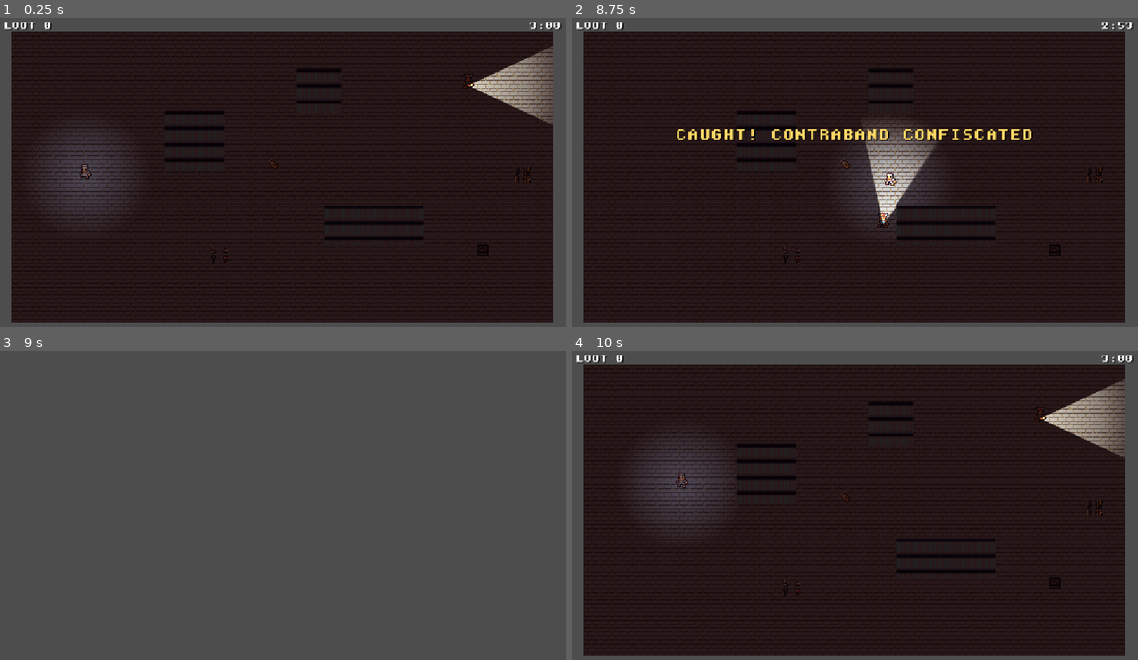
Above: before the commit, frames 1-4 (two rows, left to right).
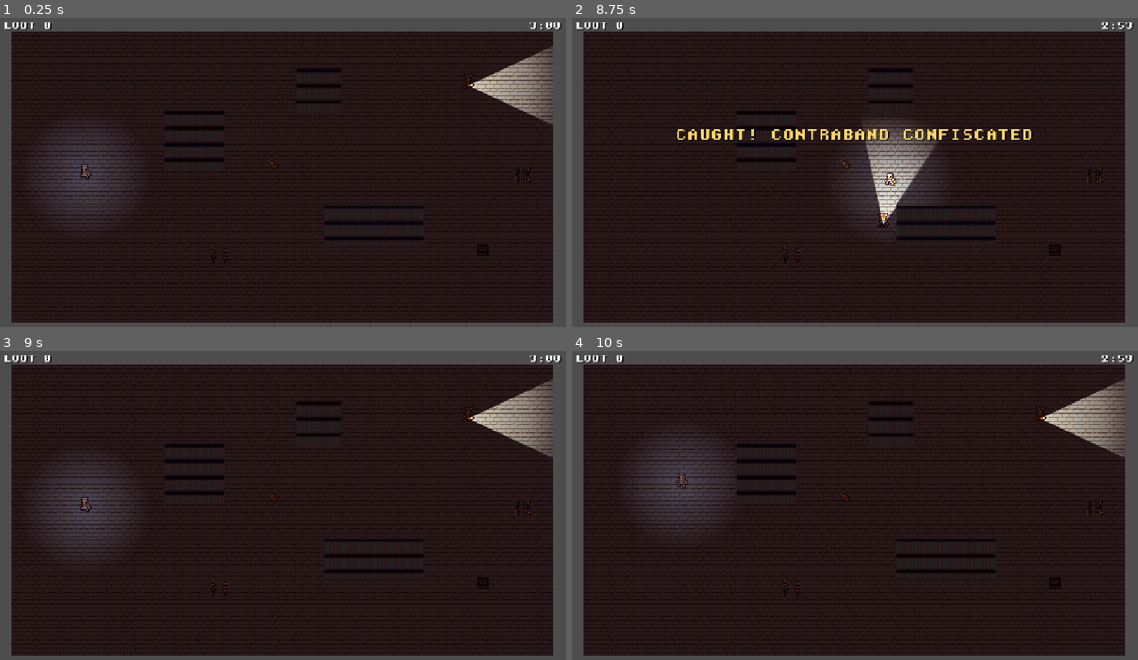
Above: after the commit, the same moments.

Repository: isurusri/jailbreak-running
Game: Godot game, scene res://scenes/main/main.tscn
Two runs of this game, one before a commit and one after it. Both use one fixed random seed, a clock stepped at 60 frames per second and the inputs below. Before the commit the project starts from res://scenes/levels/test_level.tscn.
Inputs (mouse positions are in pixels of both pictures, inside the frame that each line leads up to):
- Up to frame 1 (0.25 s): no input
- Up to frame 2 (8.75 s): tap Enter at 0.5 s; move the mouse to (826, 240) at 0.52 s; click (826, 240) at 0.67 s; drag from (1024, 225) to (1041, 85) at 1.27 s; move the mouse to (679, 129) at 2.02 s; click (679, 129) at 2.17 s; drag from (883, 178) to (792, 255) at 2.77 s; move the mouse to (770, 95) at 3.52 s; click (770, 95) at 3.67 s; drag from (979, 160) to (719, 141) at 4.27 s; move the mouse to (741, 194) at 5.02 s; click (741, 194) at 5.17 s; drag from (911, 107) to (1053, 249) at 5.77 s; move the mouse to (826, 240) at 6.52 s; click (826, 240) at 6.67 s; drag from (1024, 225) to (719, 141) at 7.27 s; tap Space at 8 s; move the mouse to (679, 129) at 8.02 s; click (679, 129) at 8.17 s
- Up to frame 3 (9 s): tap Enter at 8.75 s; drag from (311, 511) to (220, 588) at 8.77 s
- Up to frame 4 (10 s): tap Space at 9.5 s; move the mouse to (770, 428) at 9.52 s; click (770, 428) at 9.67 s

Frames 1-2 are identical in both runs. In frame 3, 89% of the frame differs, in the area x 0-100%, y 1-99%; in frame 4, less than 0.1%.

Commit message:
Milestone 6 (flow): Main root, LevelConfig chain, results screen
- Main scene (scenes/main/main.tscn) is now the entry point: loads the
  save's unlocked level from Registry, instantiates its LevelConfig
  scene, and swaps levels on EventBus facts — retry same level on
  run_failed, results overlay on level_completed. GameManager no
  longer touches the scene tree (pure state machine).
- LevelConfig chain: level_01_deep_blocks (180s, par 50) ->
  level_02_cell_block_b (120s, par 60), both on the test level scene
  until the content pass authors real layouts.
- Results screen (paused world, pixel font): ESCAPED RICH / OUT...
  BUT BROKE vs par, haul, banked total, best time; CONTINUE advances
  the chain (replays the last level when there is no next yet).
- Persistence: escape records best_times[level_id] and advances
  unlocked_level, both saved to user://save.json.

Verified in-game: boot -> Deep Blocks from save; escape -> paused
results (correct par branch, banked total, best time) -> CONTINUE ->
Cell Block B with its own 2:00 lockdown; caught there -> same level
retried fresh; save shows unlocked_level advanced + best time.

Co-Authored-By: Claude Fable 5 <noreply@anthropic.com>

Diff:
--- a/autoloads/game_manager.gd
+++ b/autoloads/game_manager.gd
@@ -1,12 +1,12 @@
 extends Node
 ## Run state machine (PLAYING / CAUGHT / ESCAPED), lockdown timer, carried loot,
 ## level chaining via LevelConfig.next_level.
-## Must NOT touch UI nodes or actor internals.
+## Must NOT touch UI nodes, actor internals, or the scene tree — it emits
+## facts on EventBus; Main owns level swaps.
 
 enum RunState { PLAYING, CAUGHT, ESCAPED }
 
-const RESTART_DELAY := 1.5              # let the caught/escaped moment land
-const FALLBACK_LOCKDOWN_SECONDS := 180.0   # until LevelConfig chain (Milestone 6)
+const FALLBACK_LOCKDOWN_SECONDS := 180.0   # when a level runs without a config
 
 var run_state: RunState = RunState.PLAYING
 var carried_loot: int = 0
@@ -55,17 +55,16 @@
 		return
 	run_state = RunState.ESCAPED
 	set_process(false)
+	if current_level:
+		var run_seconds := current_level.lockdown_seconds - seconds_left
+		SaveManager.record_best_time(String(current_level.id), run_seconds)
+		if current_level.next_level:
+			SaveManager.set_unlocked_level(String(current_level.next_level.id))
 	SaveManager.bank_loot(carried_loot, carried_ids)
 	EventBus.level_completed.emit(current_level)
-	_restart_soon()
 
 func _fail_run() -> void:
 	set_process(false)
 	carried_loot = 0   # confiscation: the story's caught mechanic
 	carried_ids.clear()
 	EventBus.run_failed.emit()
-	_restart_soon()
-
-func _restart_soon() -> void:
-	await get_tree().create_timer(RESTART_DELAY).timeout
-	get_tree().reload_current_scene()
--- a/autoloads/save_manager.gd
+++ b/autoloads/save_manager.gd
@@ -36,6 +36,16 @@
 			profile.collected_ids.append(String(id))
 	save()
 
+func record_best_time(level_id: String, seconds: float) -> void:
+	var best: float = profile.best_times.get(level_id, 0.0)
+	if best <= 0.0 or seconds < best:
+		profile.best_times[level_id] = seconds
+		save()
+
+func set_unlocked_level(level_id: String) -> void:
+	profile.unlocked_level = level_id
+	save()
+
 func _migrate(data: Dictionary) -> Dictionary:
 	var v: int = data.get("version", 0)
 	while v < CURRENT_VERSION:
--- /dev/null
+++ b/data/levels/level_01_deep_blocks.tres
@@ -0,0 +1,13 @@
+[gd_resource type="Resource" script_class="LevelConfig" load_steps=3 format=3]
+
+[ext_resource type="Script" path="res://resources/level_config.gd" id="1_schema"]
+[ext_resource type="Resource" path="res://data/levels/level_02_cell_block_b.tres" id="2_next"]
+
+[resource]
+script = ExtResource("1_schema")
+id = &"level_01_deep_blocks"
+display_name = "Deep Blocks"
+scene_path = "res://scenes/levels/test_level.tscn"
+lockdown_seconds = 180.0
+par_loot_value = 50
+next_level = ExtResource("2_next")
--- /dev/null
+++ b/data/levels/level_02_cell_block_b.tres
@@ -0,0 +1,11 @@
+[gd_resource type="Resource" script_class="LevelConfig" load_steps=2 format=3]
+
+[ext_resource type="Script" path="res://resources/level_config.gd" id="1_schema"]
+
+[resource]
+script = ExtResource("1_schema")
+id = &"level_02_cell_block_b"
+display_name = "Cell Block B"
+scene_path = "res://scenes/levels/test_level.tscn"
+lockdown_seconds = 120.0
+par_loot_value = 60
--- a/project.godot
+++ b/project.godot
@@ -11,7 +11,7 @@
 [application]
 
 config/name="jailbreak"
-run/main_scene="uid://cnd0uitk6sjp"
+run/main_scene="res://scenes/main/main.tscn"
 config/features=PackedStringArray("4.7", "GL Compatibility")
 config/icon="res://icon.svg"
 
--- /dev/null
+++ b/scenes/main/main.tscn
@@ -0,0 +1,6 @@
+[gd_scene load_steps=2 format=3]
+
+[ext_resource type="Script" path="res://scripts/main.gd" id="1_main"]
+
+[node name="Main" type="Node"]
+script = ExtResource("1_main")
--- /dev/null
+++ b/scenes/ui/results.tscn
@@ -0,0 +1,68 @@
+[gd_scene load_steps=5 format=3]
+
+[ext_resource type="Script" path="res://scripts/ui/results.gd" id="1_results"]
+[ext_resource type="FontFile" path="res://assets/fonts/sds_8x8.ttf" id="2_font"]
+
+[sub_resource type="LabelSettings" id="LabelSettings_title"]
+font = ExtResource("2_font")
+font_size = 32
+font_color = Color(1, 0.85, 0.4, 1)
+shadow_color = Color(0, 0, 0, 0.8)
+shadow_offset = Vector2(3, 3)
+
+[sub_resource type="LabelSettings" id="LabelSettings_body"]
+font = ExtResource("2_font")
+font_size = 16
+shadow_color = Color(0, 0, 0, 0.6)
+shadow_offset = Vector2(2, 2)
+
+[node name="Results" type="CanvasLayer"]
+layer = 10
+process_mode = 3
+script = ExtResource("1_results")
+
+[node name="Dim" type="ColorRect" parent="."]
+anchors_preset = 15
+anchor_right = 1.0
+anchor_bottom = 1.0
+color = Color(0, 0, 0, 0.7)
+
+[node name="Center" type="CenterContainer" parent="."]
+anchors_preset = 15
+anchor_right = 1.0
+anchor_bottom = 1.0
+
+[node name="VBox" type="VBoxContainer" parent="Center"]
+theme_override_constants/separation = 14
+
+[node name="TitleLabel" type="Label" parent="Center/VBox"]
+unique_name_in_owner = true
+horizontal_alignment = 1
+label_settings = SubResource("LabelSettings_title")
+text = "ESCAPED"
+
+[node name="HaulLabel" type="Label" parent="Center/VBox"]
+unique_name_in_owner = true
+horizontal_alignment = 1
+label_settings = SubResource("LabelSettings_body")
+
+[node name="ParLabel" type="Label" parent="Center/VBox"]
+unique_name_in_owner = true
+horizontal_alignment = 1
+label_settings = SubResource("LabelSettings_body")
+
+[node name="BankedLabel" type="Label" parent="Center/VBox"]
+unique_name_in_owner = true
+horizontal_alignment = 1
+label_settings = SubResource("LabelSettings_body")
+
+[node name="TimeLabel" type="Label" parent="Center/VBox"]
+unique_name_in_owner = true
+horizontal_alignment = 1
+label_settings = SubResource("LabelSettings_body")
+
+[node name="ContinueButton" type="Button" parent="Center/VBox"]
+unique_name_in_owner = true
+theme_override_fonts/font = ExtResource("2_font")
+theme_override_font_sizes/font_size = 16
+text = "CONTINUE"
--- /dev/null
+++ b/scripts/main.gd
@@ -0,0 +1,43 @@
+extends Node
+## Root scene: instantiates the current level from its LevelConfig and swaps
+## levels in response to EventBus facts. Retry on fail, results -> next on
+## escape. Knows nothing about gameplay beyond LevelConfig.
+
+const RETRY_DELAY := 1.5
+const RESULTS_SCENE := preload("res://scenes/ui/results.tscn")
+const FALLBACK_LEVEL_SCENE := "res://scenes/levels/test_level.tscn"
+
+var _level: Node = null
+
+func _ready() -> void:
+	EventBus.run_failed.connect(_on_run_failed)
+	EventBus.level_completed.connect(_on_level_completed)
+	var start_id := StringName(str(SaveManager.profile.unlocked_level))
+	var config: LevelConfig = Registry.levels.get(start_id)
+	if config == null and not Registry.levels.is_empty():
+		config = Registry.levels.values()[0]
+	_load_level(config)
+
+func _load_level(config: LevelConfig) -> void:
+	if _level:
+		_level.free()
+	GameManager.current_level = config
+	var scene_path := config.scene_path if config else FALLBACK_LEVEL_SCENE
+	var packed: PackedScene = load(scene_path)
+	_level = packed.instantiate()
+	add_child(_level)
+
+func _on_run_failed() -> void:
+	await get_tree().create_timer(RETRY_DELAY).timeout
+	_load_level(GameManager.current_level)   # same level, fresh run
+
+func _on_level_completed(config: LevelConfig) -> void:
+	var results: CanvasLayer = RESULTS_SCENE.instantiate()
+	add_child(results)
+	get_tree().paused = true
+	results.continue_pressed.connect(func():
+		get_tree().paused = false
+		results.queue_free()
+		var next: LevelConfig = config.next_level if config else null
+		_load_level(next if next else config)   # no next yet: replay the last level
+	)
--- /dev/null
+++ b/scripts/ui/results.gd
@@ -0,0 +1,26 @@
+extends CanvasLayer
+## Post-escape results: haul vs par, banked total, best time.
+## Reads EventBus + GameManager/SaveManager only. Shown paused.
+
+signal continue_pressed
+
+@onready var title_label: Label = %TitleLabel
+@onready var haul_label: Label = %HaulLabel
+@onready var par_label: Label = %ParLabel
+@onready var banked_label: Label = %BankedLabel
+@onready var time_label: Label = %TimeLabel
+@onready var continue_button: Button = %ContinueButton
+
+func _ready() -> void:
+	var config := GameManager.current_level
+	var haul := GameManager.carried_loot
+	var par := config.par_loot_value if config else 0
+	title_label.text = "ESCAPED RICH" if haul >= par else "OUT... BUT BROKE"
+	haul_label.text = "THE HAUL      %d" % haul
+	par_label.text = "THE PLAN      %d" % par
+	banked_label.text = "RETIREMENT FUND  %d" % SaveManager.profile.banked_loot
+	var best: float = SaveManager.profile.best_times.get(
+			String(config.id) if config else "", 0.0)
+	time_label.text = "BEST TIME     %d:%02d" % [int(best) / 60, int(best) % 60]
+	continue_button.pressed.connect(func(): continue_pressed.emit())
+	continue_button.grab_focus()
Not shown, added: scripts/main.gd.uid
Not shown, added: scripts/ui/results.gd.uid
